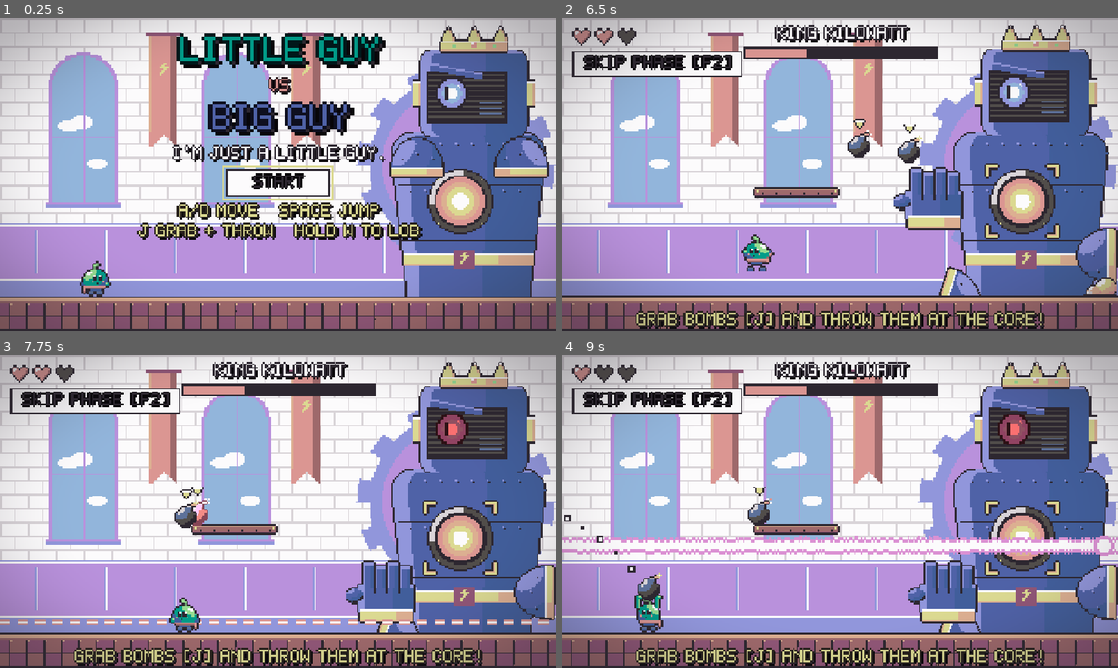
Above: before the commit, frames 1-4 (two rows, left to right).
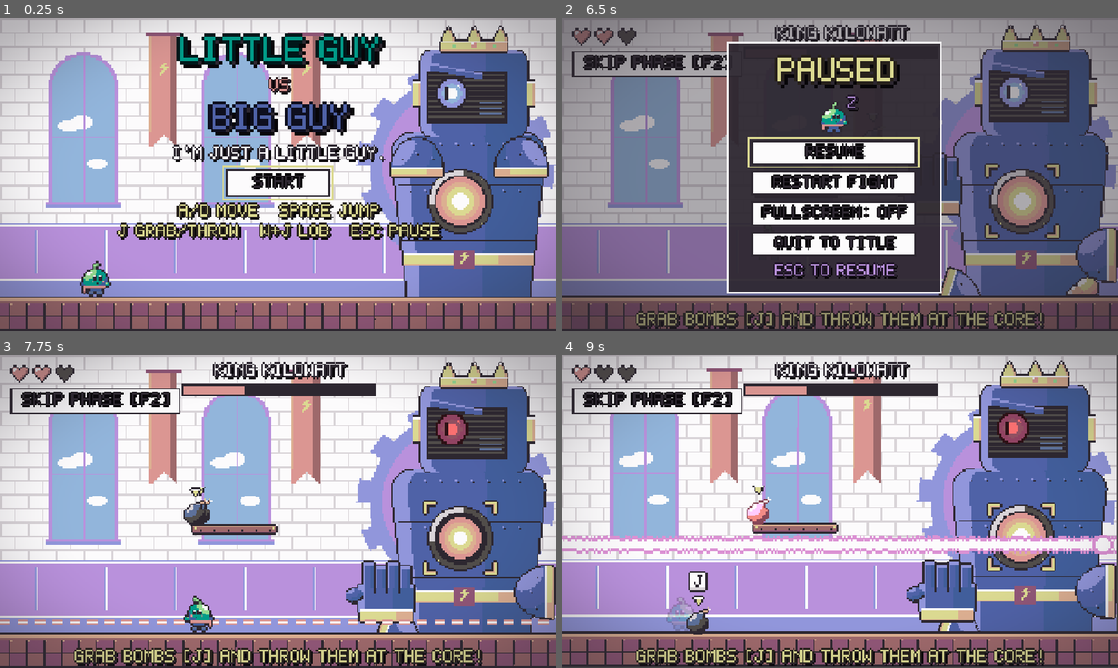
Above: after the commit, the same moments.

Repository: arnavaggarwal-dev/gamejamgamejam
Game: Godot game, scene res://scenes/title.tscn
Same seed, same stepped clock (60 frames per second), same inputs: the game is played once before the commit and once after it.
Inputs (mouse positions are in pixels of both pictures, inside the frame that each line leads up to):
- Up to frame 1 (0.25 s): no input
- Up to frame 2 (6.5 s): click "START" at 0.5 s; click "SKIP PHASE [F2]" at 1.25 s; click "SKIP PHASE [F2]" at 2 s; move the mouse to (962, 158) at 2.77 s; hold D (move_right) 2.78-3.5 s; tap J (grab) at 2.85, 4.35, 6.05 s; click (962, 158) at 2.92 s; tap Space (jump) at 3.02, 6.02 s; drag from (728, 190) to (1023, 199) at 3.52 s; move the mouse to (895, 105) at 4.27 s; hold D (move_right) 4.28-5 s; drag from (812, 237) to (712, 287) at 5.02 s; move the mouse to (1006, 221) at 5.77 s; hold A (move_left) from 5.78 s (still down); hold W (aim_up) from 5.78 s (still down); tap Escape (pause, bound only after the commit) at 6.4 s
- Up to frame 3 (7.75 s): release A (move_left) at 6.5 s; release W (aim_up) at 6.5 s; click (272, 489) at 6.5 s, where only the run after the commit has a clickable "RESUME"; drag from (111, 464) to (278, 545) at 7.27 s
- Up to frame 4 (9 s): move the mouse to (867, 511) at 8.02 s; hold A (move_left) 8.03-8.75 s; tap J (grab) at 8.1 s; click (867, 511) at 8.17 s; drag from (756, 433) to (756, 514) at 8.77 s

The runs differ from the first frame. In frame 1, 1.8% of the frame differs, in the area x 21-80%, y 65-71%; in frame 2, 86%, in the area x 0-100%, y 0-100%; in frame 3, 1.4%; in frame 4, 20%.

Commit message:
feat: pause menu (Esc / P / gamepad Start)
Pixel panel pops in over a dimmed arena while the tree is paused, with the
little guy dozing (floating Zs). Resume, restart fight, fullscreen toggle and
quit to title, all keyboard/gamepad navigable. Title controls mention Esc.

Diff:
--- a/project.godot
+++ b/project.godot
@@ -73,6 +73,13 @@
 "events": [Object(InputEventKey,"resource_local_to_scene":false,"resource_name":"","device":-1,"window_id":0,"alt_press …(195 unchanged characters)…
 ]
 }
+pause={
+"deadzone": 0.2,
+"events": [Object(InputEventKey,"resource_local_to_scene":false,"resource_name":"","device":-1,"window_id":0,"alt_pressed":false,"shift_pressed":false,"ctrl_pressed":false,"meta_pressed":false,"pressed":false,"keycode":0,"physical_keycode":4194305,"key_label":0,"unicode":0,"location":0,"echo":false,"script":null)
+, Object(InputEventKey,"resource_local_to_scene":false,"resource_name":"","device":-1,"window_id":0,"alt_pressed":false,"shift_pressed":false,"ctrl_pressed":false,"meta_pressed":false,"pressed":false,"keycode":0,"physical_keycode":80,"key_label":0,"unicode":0,"location":0,"echo":false,"script":null)
+, Object(InputEventJoypadButton,"resource_local_to_scene":false,"resource_name":"","device":-1,"button_index":6,"pressure":0.0,"pressed":true,"script":null)
+]
+}
 
 [layer_names]
 
--- a/scenes/game.tscn
+++ b/scenes/game.tscn
@@ -9,6 +9,7 @@
 [ext_resource type="Texture2D" path="res://assets/art/world/platform.png" id="11_platform"]
 [ext_resource type="PackedScene" path="res://scenes/ui/hud.tscn" id="6_hud"]
 [ext_resource type="PackedScene" path="res://scenes/fx/film_filter.tscn" id="7_film"]
+[ext_resource type="PackedScene" path="res://scenes/ui/pause_menu.tscn" id="12_pause"]
 
 [sub_resource type="RectangleShape2D" id="RectangleShape2D_floor"]
 size = Vector2(1400, 80)
@@ -187,4 +188,6 @@
 
 [node name="HUD" parent="." instance=ExtResource("6_hud")]
 
+[node name="PauseMenu" parent="." instance=ExtResource("12_pause")]
+
 [node name="FilmFilter" parent="." instance=ExtResource("7_film")]
--- a/scenes/title.tscn
+++ b/scenes/title.tscn
@@ -85,7 +85,7 @@
 layout_mode = 2
 theme_override_colors/font_color = Color(0.859, 0.851, 0.569, 1)
 text = "A/D MOVE   SPACE JUMP
-J GRAB + THROW   HOLD W TO LOB"
+J GRAB/THROW   W+J LOB   ESC PAUSE"
 horizontal_alignment = 1
 
 [node name="FilmFilter" parent="." instance=ExtResource("2_film")]
--- /dev/null
+++ b/scenes/ui/pause_menu.gd
@@ -0,0 +1,102 @@
+class_name PauseMenu
+extends CanvasLayer
+## Esc / P / gamepad Start pauses the fight. Runs while the tree is paused (process_mode ALWAYS).
+
+const TITLE_SCENE := "res://scenes/title.tscn"
+
+@onready var dim: ColorRect = $Dim
+@onready var panel: PanelContainer = $Panel
+@onready var hero_box: Control = $Panel/VBox/HeroBox
+@onready var hero: Node2D = $Panel/VBox/HeroBox/Hero
+@onready var resume: Button = $Panel/VBox/Resume
+@onready var restart: Button = $Panel/VBox/Restart
+@onready var fullscreen: Button = $Panel/VBox/Fullscreen
+@onready var quit: Button = $Panel/VBox/Quit
+@onready var zs_root: Node2D = $Panel/VBox/HeroBox/Zs
+@onready var zs: Array = $Panel/VBox/HeroBox/Zs.get_children()
+
+var _z_tweens: Array[Tween] = []
+
+
+func _ready() -> void:
+	hide()
+	resume.pressed.connect(close)
+	restart.pressed.connect(_restart)
+	fullscreen.pressed.connect(_toggle_fullscreen)
+	quit.pressed.connect(_quit_to_title)
+	hero_box.resized.connect(_place_hero)
+	panel.resized.connect(func() -> void: panel.pivot_offset = panel.size / 2.0)
+
+
+func _place_hero() -> void:
+	hero.position = hero_box.size / 2.0
+	zs_root.position = hero.position + Vector2(28, -50)
+
+
+func _unhandled_input(event: InputEvent) -> void:
+	if event.is_action_pressed("pause"):
+		if visible:
+			close()
+		else:
+			open()
+		get_viewport().set_input_as_handled()
+
+
+## Freezes the fight and pops the panel in over a dimmed arena.
+func open() -> void:
+	get_tree().paused = true
+	show()
+	_refresh_fullscreen_label()
+	resume.grab_focus()
+	dim.modulate.a = 0.0
+	panel.scale = Vector2(0.6, 0.6)
+	var tw := create_tween().set_parallel()
+	tw.tween_property(dim, "modulate:a", 1.0, 0.15)
+	tw.tween_property(panel, "scale", Vector2.ONE, 0.3).set_trans(Tween.TRANS_BACK).set_ease(Tween.EASE_OUT)
+	_float_zs()
+
+
+func close() -> void:
+	for t in _z_tweens:
+		t.kill()
+	_z_tweens.clear()
+	hide()
+	get_tree().paused = false
+
+
+## The little guy dozes while you take a break: Zs drift up and fade, staggered, forever.
+func _float_zs() -> void:
+	for i in zs.size():
+		var z: Label = zs[i]
+		z.modulate.a = 0.0
+		var t := create_tween().set_loops()
+		t.tween_interval(i * 0.45)
+		t.tween_property(z, "position", Vector2(12 + i * 14, -40 - i * 8), 1.35).from(Vector2(0, 0))
+		t.parallel().tween_property(z, "modulate:a", 0.0, 1.35).from(1.0)
+		t.tween_interval((zs.size() - 1 - i) * 0.45)
+		_z_tweens.append(t)
+
+
+func _restart() -> void:
+	get_tree().paused = false
+	get_tree().reload_current_scene()
+
+
+func _quit_to_title() -> void:
+	get_tree().paused = false
+	get_tree().change_scene_to_file(TITLE_SCENE)
+
+
+func _toggle_fullscreen() -> void:
+	var mode := DisplayServer.WINDOW_MODE_WINDOWED if _is_fullscreen() else DisplayServer.WINDOW_MODE_FULLSCREEN
+	DisplayServer.window_set_mode(mode)
+	_refresh_fullscreen_label()
+
+
+func _is_fullscreen() -> bool:
+	var mode := DisplayServer.window_get_mode()
+	return mode == DisplayServer.WINDOW_MODE_FULLSCREEN or mode == DisplayServer.WINDOW_MODE_EXCLUSIVE_FULLSCREEN
+
+
+func _refresh_fullscreen_label() -> void:
+	fullscreen.text = "FULLSCREEN: ON" if _is_fullscreen() else "FULLSCREEN: OFF"
--- /dev/null
+++ b/scenes/ui/pause_menu.tscn
@@ -0,0 +1,105 @@
+[gd_scene format=3]
+
+[ext_resource type="Script" path="res://scenes/ui/pause_menu.gd" id="1_pause"]
+[ext_resource type="SpriteFrames" path="res://assets/art/hero/hero_frames.tres" id="2_hero"]
+
+[node name="PauseMenu" type="CanvasLayer"]
+process_mode = 3
+layer = 15
+script = ExtResource("1_pause")
+
+[node name="Dim" type="ColorRect" parent="."]
+anchors_preset = 15
+anchor_right = 1.0
+anchor_bottom = 1.0
+grow_horizontal = 2
+grow_vertical = 2
+color = Color(0.176, 0.153, 0.188, 0.7)
+
+[node name="Panel" type="PanelContainer" parent="."]
+anchor_left = 0.5
+anchor_top = 0.5
+anchor_right = 0.5
+anchor_bottom = 0.5
+offset_left = -260.0
+offset_top = -300.0
+offset_right = 260.0
+offset_bottom = 300.0
+grow_horizontal = 2
+grow_vertical = 2
+
+[node name="VBox" type="VBoxContainer" parent="Panel"]
+layout_mode = 2
+theme_override_constants/separation = 14
+alignment = 1
+
+[node name="Title" type="Label" parent="Panel/VBox"]
+layout_mode = 2
+theme_override_colors/font_color = Color(0.859, 0.851, 0.569, 1)
+theme_override_constants/shadow_offset_x = 8
+theme_override_constants/shadow_offset_y = 8
+theme_override_font_sizes/font_size = 72
+text = "PAUSED"
+horizontal_alignment = 1
+
+[node name="HeroBox" type="Control" parent="Panel/VBox"]
+custom_minimum_size = Vector2(0, 92)
+layout_mode = 2
+
+[node name="Hero" type="AnimatedSprite2D" parent="Panel/VBox/HeroBox"]
+position = Vector2(200, 46)
+scale = Vector2(4, 4)
+sprite_frames = ExtResource("2_hero")
+animation = &"idle"
+autoplay = "idle"
+
+[node name="Zs" type="Node2D" parent="Panel/VBox/HeroBox"]
+position = Vector2(224, 6)
+
+[node name="Z1" type="Label" parent="Panel/VBox/HeroBox/Zs"]
+offset_right = 24.0
+offset_bottom = 44.0
+theme_override_colors/font_color = Color(0.725, 0.569, 0.863, 1)
+text = "Z"
+
+[node name="Z2" type="Label" parent="Panel/VBox/HeroBox/Zs"]
+offset_right = 24.0
+offset_bottom = 44.0
+theme_override_colors/font_color = Color(0.725, 0.569, 0.863, 1)
+text = "Z"
+
+[node name="Z3" type="Label" parent="Panel/VBox/HeroBox/Zs"]
+offset_right = 24.0
+offset_bottom = 44.0
+theme_override_colors/font_color = Color(0.725, 0.569, 0.863, 1)
+text = "Z"
+
+[node name="Resume" type="Button" parent="Panel/VBox"]
+custom_minimum_size = Vector2(400, 56)
+layout_mode = 2
+size_flags_horizontal = 4
+text = "RESUME"
+
+[node name="Restart" type="Button" parent="Panel/VBox"]
+custom_minimum_size = Vector2(400, 56)
+layout_mode = 2
+size_flags_horizontal = 4
+text = "RESTART FIGHT"
+
+[node name="Fullscreen" type="Button" parent="Panel/VBox"]
+custom_minimum_size = Vector2(400, 56)
+layout_mode = 2
+size_flags_horizontal = 4
+text = "FULLSCREEN: ON"
+
+[node name="Quit" type="Button" parent="Panel/VBox"]
+custom_minimum_size = Vector2(400, 56)
+layout_mode = 2
+size_flags_horizontal = 4
+text = "QUIT TO TITLE"
+
+[node name="Hint" type="Label" parent="Panel/VBox"]
+layout_mode = 2
+theme_override_colors/font_color = Color(0.725, 0.569, 0.863, 1)
+text = "ESC TO RESUME"
+horizontal_alignment = 1
--- a/tests/test_logic.gd
+++ b/tests/test_logic.gd
@@ -32,6 +32,7 @@
 	await _test_game_wiring()
 	await _test_phase_extras()
 	await _test_skip_phase()
+	await _test_pause()
 	await _test_title()
 	if _errors.count:
 		printerr("%d engine/script error(s) during tests" % _errors.count)
@@ -183,6 +184,25 @@
 	Engine.time_scale = 1.0
 
 
+func _test_pause() -> void:
+	var game: Node2D = load("res://scenes/game.tscn").instantiate()
+	root.add_child(game)
+	await process_frame
+	var menu: PauseMenu = game.get_node("PauseMenu")
+	var press := InputEventAction.new()
+	press.action = "pause"
+	press.pressed = true
+	Input.parse_input_event(press)
+	await process_frame
+	check(paused and menu.visible, "pause key freezes the fight and shows the menu")
+	check(menu.fullscreen.text.begins_with("FULLSCREEN: "), "fullscreen button shows its state")
+	menu.resume.pressed.emit()
+	check(not paused and not menu.visible, "resume unfreezes and hides the menu")
+	game.queue_free()
+	await process_frame
+	paused = false
+
+
 func _test_title() -> void:
 	var title: Control = load("res://scenes/title.tscn").instantiate()
 	root.add_child(title)
Not shown, added: scenes/ui/pause_menu.gd.uid
